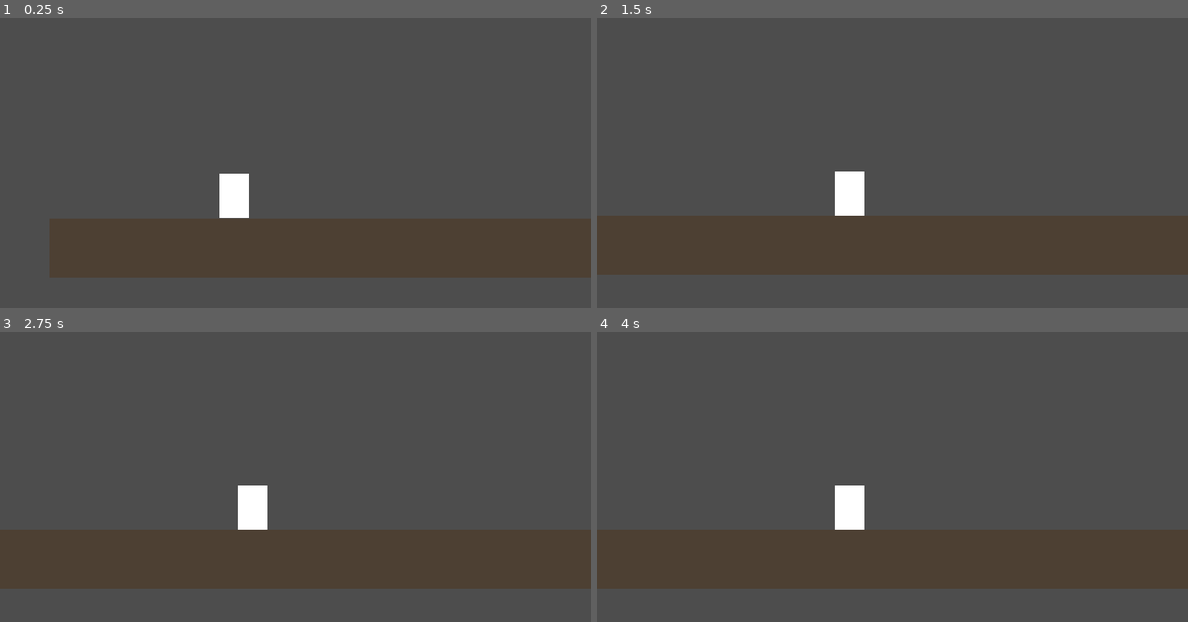
Above: before the commit, frames 1-4 (two rows, left to right).
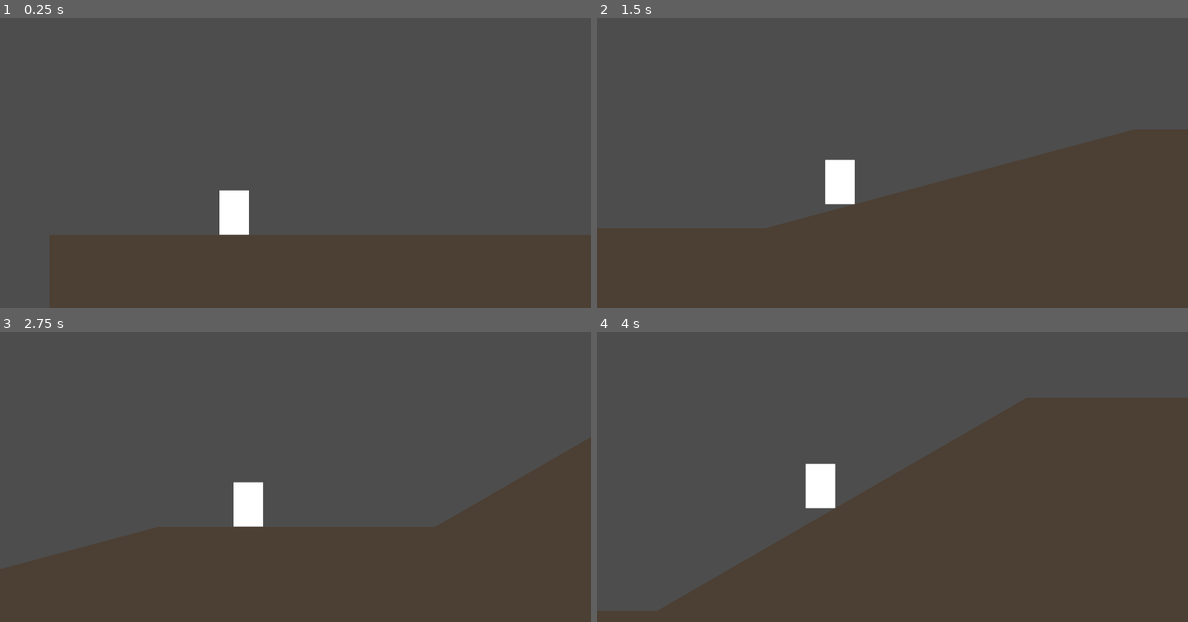
Above: after the commit, the same moments.

Repository: renatmannanov/ayda_run_game
Game: Godot game, scene res://scenes/main.tscn
Same seed, same stepped clock (60 frames per second), same inputs: the game is played once before the commit and once after it.
Inputs:
- Up to frame 1 (0.25 s): no input
- Up to frame 2 (1.5 s): no input
- Up to frame 3 (2.75 s): no input
- Up to frame 4 (4 s): no input

The runs differ from the first frame. In frame 1, 15% of the frame differs, in the area x 8-100%, y 53-100%; in frame 2, 24%; in frame 3, 18%; in frame 4, 38%, in the area x 0-100%, y 22-100%.

Commit message:
Add terrain with slopes affecting player speed
- TerrainGenerator: procedural test level with varied slopes
  (flat, 15° up, 30° up, 20° down, 35° down)
- MovementController: detect floor angle, slow on climbs,
  accelerate on descents
- Player: floor_snap_length for stable slope movement

Co-Authored-By: Claude Opus 4.6 (1M context) <noreply@anthropic.com>

Diff:
--- a/scenes/main.tscn
+++ b/scenes/main.tscn
@@ -1,27 +1,16 @@
 [gd_scene load_steps=3 format=3 uid="uid://main00000001"]
 
 [ext_resource type="PackedScene" uid="uid://b1player0001" path="res://scenes/player/Player.tscn" id="1_player"]
-
-[sub_resource type="RectangleShape2D" id="RectangleShape2D_floor"]
-size = Vector2(5000, 32)
+[ext_resource type="Script" path="res://scripts/level/terrain_generator.gd" id="2_terrain"]
 
 [node name="Main" type="Node2D"]
 
-[node name="Floor" type="StaticBody2D" parent="."]
-position = Vector2(2500, 180)
-
-[node name="CollisionShape2D" type="CollisionShape2D" parent="Floor"]
-shape = SubResource("RectangleShape2D_floor")
-
-[node name="FloorVisual" type="ColorRect" parent="Floor"]
-offset_left = -2500.0
-offset_top = -16.0
-offset_right = 2500.0
-offset_bottom = 16.0
-color = Color(0.3, 0.25, 0.2, 1)
+[node name="Terrain" type="Node2D" parent="."]
+position = Vector2(0, 160)
+script = ExtResource("2_terrain")
 
 [node name="Player" parent="." instance=ExtResource("1_player")]
-position = Vector2(50, 160)
+position = Vector2(50, 140)
 
 [node name="Camera2D" type="Camera2D" parent="Player"]
 offset = Vector2(60, -40)
--- a/scenes/player/Player.tscn
+++ b/scenes/player/Player.tscn
@@ -7,11 +7,13 @@
 size = Vector2(16, 24)
 
 [node name="Player" type="CharacterBody2D"]
+floor_snap_length = 8.0
+floor_max_angle = 1.0472
 script = ExtResource("1_player")
 
 [node name="CollisionShape2D" type="CollisionShape2D" parent="."]
+position = Vector2(0, -12)
 shape = SubResource("RectangleShape2D_col")
-position = Vector2(0, -12)
 
 [node name="MovementController" type="Node" parent="."]
 script = ExtResource("2_movement")
--- /dev/null
+++ b/scripts/level/terrain_generator.gd
@@ -0,0 +1,79 @@
+# terrain_generator.gd
+# Генерирует тестовый рельеф из сегментов с разным наклоном
+# Создаёт StaticBody2D с CollisionPolygon2D + Polygon2D для визуала
+class_name TerrainGenerator
+extends Node2D
+
+# Сегмент рельефа: длина по X и угол наклона в градусах (+ подъём, - спуск)
+const SEGMENTS: Array[Dictionary] = [
+	{"length": 300.0, "angle": 0.0},    # ровный старт
+	{"length": 200.0, "angle": 15.0},   # пологий подъём
+	{"length": 150.0, "angle": 0.0},    # отдых
+	{"length": 200.0, "angle": 30.0},   # крутой подъём
+	{"length": 200.0, "angle": 0.0},    # отдых
+	{"length": 250.0, "angle": -20.0},  # пологий спуск
+	{"length": 150.0, "angle": 0.0},    # отдых
+	{"length": 250.0, "angle": -35.0},  # крутой спуск
+	{"length": 300.0, "angle": 0.0},    # ровный финиш
+]
+
+# Глубина земли вниз от поверхности (для визуала)
+const GROUND_DEPTH: float = 200.0
+
+# Цвет земли
+const GROUND_COLOR: Color = Color(0.3, 0.25, 0.2, 1.0)
+
+var _surface_points: PackedVector2Array = PackedVector2Array()
+
+
+func _ready() -> void:
+	_generate_terrain()
+
+
+func _generate_terrain() -> void:
+	# Строим точки поверхности из сегментов
+	_surface_points.clear()
+	var current_pos := Vector2.ZERO
+	_surface_points.append(current_pos)
+
+	for seg in SEGMENTS:
+		var angle_rad: float = deg_to_rad(-seg["angle"])  # минус т.к. Y вниз в Godot
+		var dx: float = seg["length"]
+		var dy: float = tan(angle_rad) * dx
+		current_pos += Vector2(dx, dy)
+		_surface_points.append(current_pos)
+
+	# Создаём полигон коллизии (поверхность + дно)
+	var collision_points := PackedVector2Array()
+	# Верхние точки (поверхность)
+	for point in _surface_points:
+		collision_points.append(point)
+	# Нижние точки (дно, справа налево)
+	var last_x: float = _surface_points[_surface_points.size() - 1].x
+	var max_y: float = 0.0
+	for point in _surface_points:
+		if point.y > max_y:
+			max_y = point.y
+	var bottom_y: float = max_y + GROUND_DEPTH
+	collision_points.append(Vector2(last_x, bottom_y))
+	collision_points.append(Vector2(0.0, bottom_y))
+
+	# StaticBody2D с коллизией
+	var body := StaticBody2D.new()
+	body.name = "TerrainBody"
+	add_child(body)
+
+	var col_shape := CollisionPolygon2D.new()
+	col_shape.polygon = collision_points
+	body.add_child(col_shape)
+
+	# Визуал — Polygon2D
+	var visual := Polygon2D.new()
+	visual.polygon = collision_points
+	visual.color = GROUND_COLOR
+	body.add_child(visual)
+
+
+## Возвращает массив точек поверхности для других систем
+func get_surface_points() -> PackedVector2Array:
+	return _surface_points
--- a/scripts/player/movement_controller.gd
+++ b/scripts/player/movement_controller.gd
@@ -1,9 +1,10 @@
 # movement_controller.gd
-# Компонент движения персонажа — автобег вправо
+# Компонент движения персонажа — автобег вправо с реакцией на рельеф
 class_name MovementController
 extends Node
 
 signal speed_changed(current_speed: float)
+signal slope_changed(slope_deg: float)
 
 ## Базовая скорость по ровному (px/s)
 @export var base_speed: float = 200.0
@@ -12,8 +13,10 @@
 ## Гравитация (px/s²)
 @export var gravity: float = 980.0
 
-# Текущая скорость
+# Текущая горизонтальная скорость
 var current_speed: float = 0.0
+# Текущий угол наклона (градусы, + подъём, - спуск)
+var current_slope_deg: float = 0.0
 
 # Ссылка на CharacterBody2D (родитель)
 @onready var _body: CharacterBody2D = get_parent()
@@ -24,16 +27,71 @@
 
 
 func _physics_process(delta: float) -> void:
-	# Гравитация — только в воздухе, на полу обнуляем
+	_update_slope()
+	_update_speed(delta)
+	_apply_movement(delta)
+
+
+## Определяем угол наклона поверхности под ногами
+func _update_slope() -> void:
 	if _body.is_on_floor():
-		_body.velocity.y = 0.0
+		var floor_normal := _body.get_floor_normal()
+		# Угол между нормалью пола и вертикалью
+		# Положительный = подъём (бежим вверх), отрицательный = спуск
+		current_slope_deg = rad_to_deg(floor_normal.angle_to(Vector2.UP))
+		# Знак: если нормаль наклонена влево (мы бежим вправо вверх) — подъём
+		if floor_normal.x < 0.0:
+			current_slope_deg = abs(current_slope_deg)
+		else:
+			current_slope_deg = -abs(current_slope_deg)
+		slope_changed.emit(current_slope_deg)
 	else:
+		current_slope_deg = 0.0
+
+
+## Меняем скорость в зависимости от рельефа
+func _update_speed(delta: float) -> void:
+	var target_speed: float
+
+	if current_slope_deg > 0.5:
+		# Подъём: замедляемся пропорционально углу
+		target_speed = base_speed * (1.0 - current_slope_deg / 90.0)
+		target_speed = maxf(target_speed, 20.0)  # минимум чтобы не встать
+	elif current_slope_deg < -0.5:
+		# Спуск: ускоряемся
+		target_speed = base_speed + abs(current_slope_deg) * 3.0
+	else:
+		# Ровный участок
+		target_speed = base_speed
+
+	target_speed = clampf(target_speed, 0.0, max_speed)
+
+	# Плавный переход к целевой скорости
+	if current_speed < target_speed:
+		current_speed = move_toward(current_speed, target_speed, 300.0 * delta)
+	else:
+		current_speed = move_toward(current_speed, target_speed, 200.0 * delta)
+
+
+## Применяем движение к CharacterBody2D
+func _apply_movement(delta: float) -> void:
+	# Гравитация
+	if not _body.is_on_floor():
 		_body.velocity.y += gravity * delta
+	else:
+		# Не обнуляем полностью — небольшое давление вниз для стабильного прилипания
+		_body.velocity.y = 10.0
 
-	# Автобег вправо с текущей скоростью
-	current_speed = clampf(current_speed, 0.0, max_speed)
-	_body.velocity.x = current_speed
+	# Движение вдоль поверхности
+	if _body.is_on_floor():
+		var floor_normal := _body.get_floor_normal()
+		# Направление вдоль пола (перпендикулярно нормали, вправо)
+		var move_dir := Vector2(-floor_normal.y, floor_normal.x)
+		if move_dir.x < 0.0:
+			move_dir = -move_dir
+		_body.velocity = move_dir * current_speed + Vector2(0, 10.0)
+	else:
+		_body.velocity.x = current_speed
 
 	_body.move_and_slide()
-
 	speed_changed.emit(current_speed)
Not shown, added: scripts/level/terrain_generator.gd.uid
